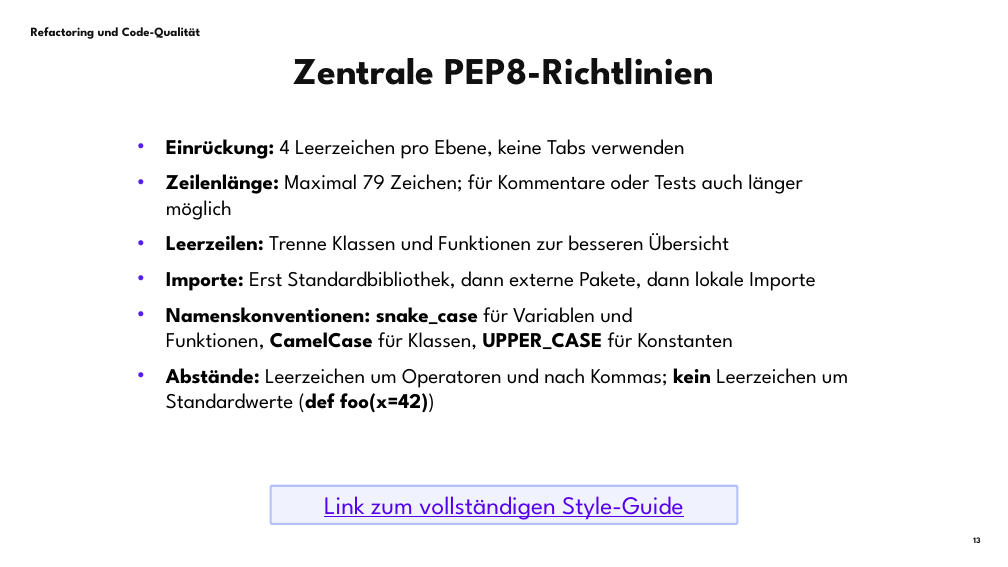
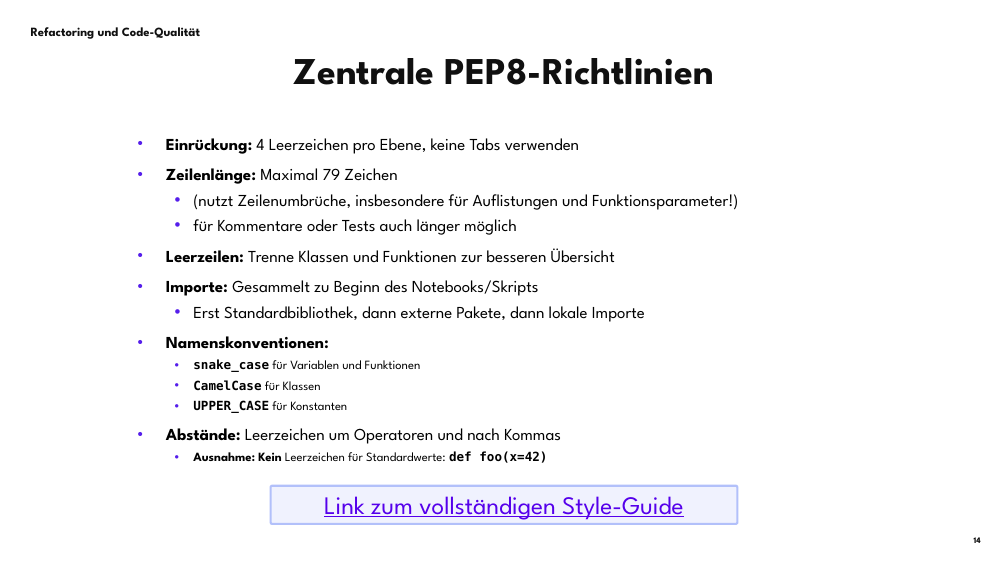
Before and after one commit to stackfuel/Python_Live_Sessions, a slide deck: slide 14 of basics/7_refactoring/Refactoring_Code_Qualität_LS7_PYB.pptx (slide 13 before the commit). Drawn at 1008x567 pixels with LibreOffice and Linux fonts; fonts in the diff are those of the drawing; background and template pictures are left out. Boxes give left, top, right and bottom in pixels: in the first picture for what was removed or moved away, otherwise in the second. Text is boxed around its words. In the diff, an @@ line names an element or a change of style, - is before the commit and + after.

```diff
--- a/basics/7_refactoring/Refactoring_Code_Qualität_LS7_PYB.pptx
+++ b/basics/7_refactoring/Refactoring_Code_Qualität_LS7_PYB.pptx
@@ text at bbox=[166, 138, 615, 263]: size 20 to 16 pt in "Einrückung: 4 Leerzeichen pro Ebene, keine Tabs ...", "Leerzeilen: Trenne Klassen und Funktionen zur besseren ..." @@
@@ text at bbox=[166, 168, 739, 235]: text changed; size 20 to 16 pt @@
-• Zeilenlänge: Maximal 79 Zeichen; für Kommentare oder Tests auch länger möglich
+• Zeilenlänge: Maximal 79 Zeichen
+  • (nutzt Zeilenumbrüche, insbesondere für Auflistungen und Funktionsparameter!)
+  • für Kommentare oder Tests auch länger möglich
@@ text at bbox=[166, 280, 645, 463]: text changed; size 20 to 16 pt @@
-• Importe: Erst Standardbibliothek, dann externe Pakete, dann lokale Importe
-• Namenskonventionen: snake_case für Variablen und Funktionen, CamelCase für Klassen, UPPER_CASE für Konstanten
-• Abstände: Leerzeichen um Operatoren und nach Kommas; kein Leerzeichen um Standardwerte (def foo(x=42))
+• Importe: Gesammelt zu Beginn des Notebooks/Skripts
+  • Erst Standardbibliothek, dann externe Pakete, dann lokale Importe
+• Namenskonventionen:
+  • snake_case für Variablen und Funktionen
+  • CamelCase für Klassen
+  • UPPER_CASE für Konstanten
+• Abstände: Leerzeichen um Operatoren und nach Kommas
+  • Ausnahme: Kein Leerzeichen für Standardwerte: def foo(x=42)
```
Also in this commit, not shown: 4 other slides changed, 1 slide added, 1 other file.
